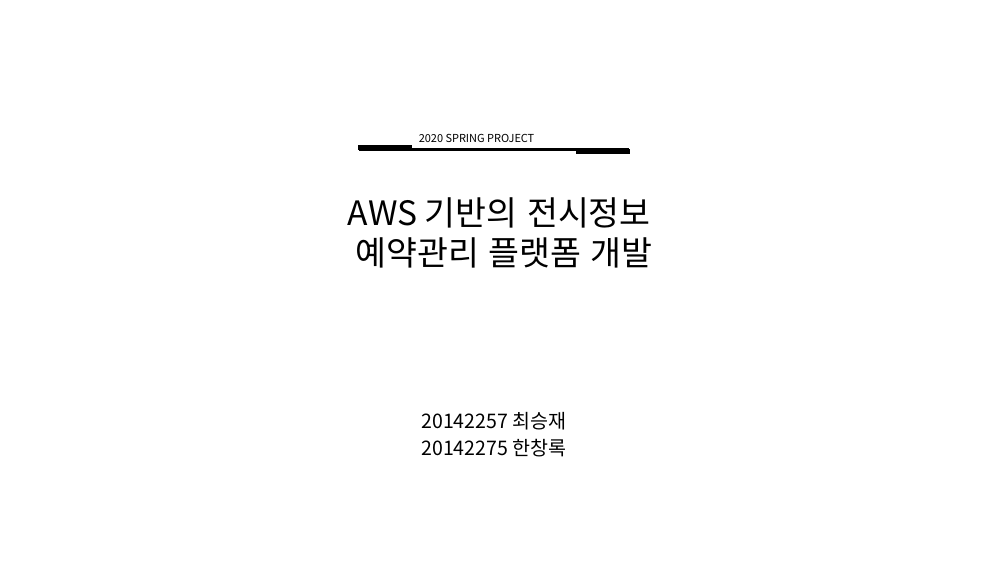
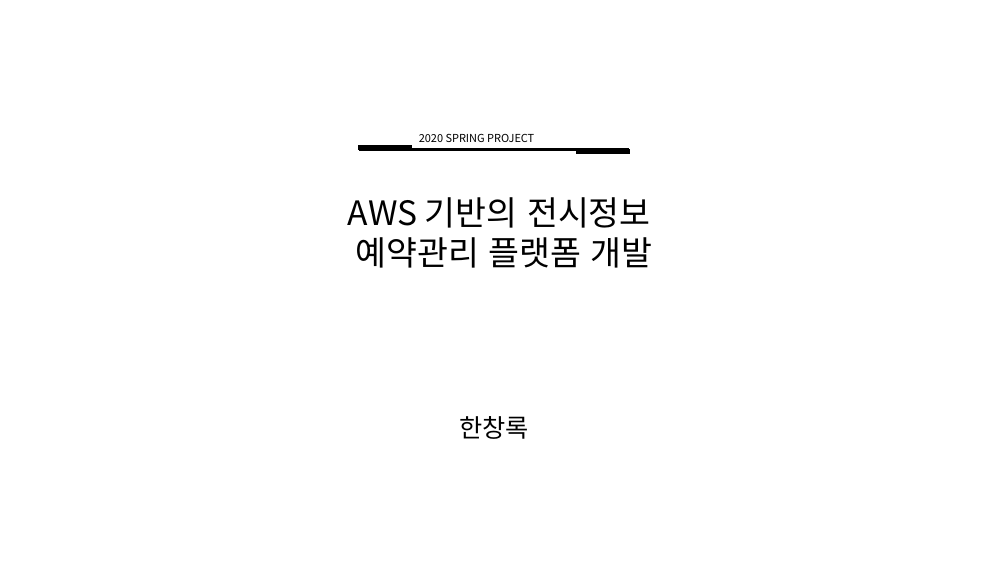
Before and after one commit to gksckdfhr98/web, a slide deck: slide 1 of Project/pjt_reservation/reservation.pptx. Drawn at 1008x567 pixels with LibreOffice and Linux fonts; fonts in the diff are those of the drawing. Boxes give left, top, right and bottom in pixels: in the first picture for what was removed or moved away, otherwise in the second. Text is boxed around its words. In the diff, an @@ line names an element or a change of style, - is before the commit and + after.

```diff
--- a/Project/pjt_reservation/reservation.pptx
+++ b/Project/pjt_reservation/reservation.pptx
@@ subtitle at <box>459,416,529,439</box>: text changed; size 18.6 to 24 pt @@
-20142257 최승재
-20142275 한창록
+한창록
```
